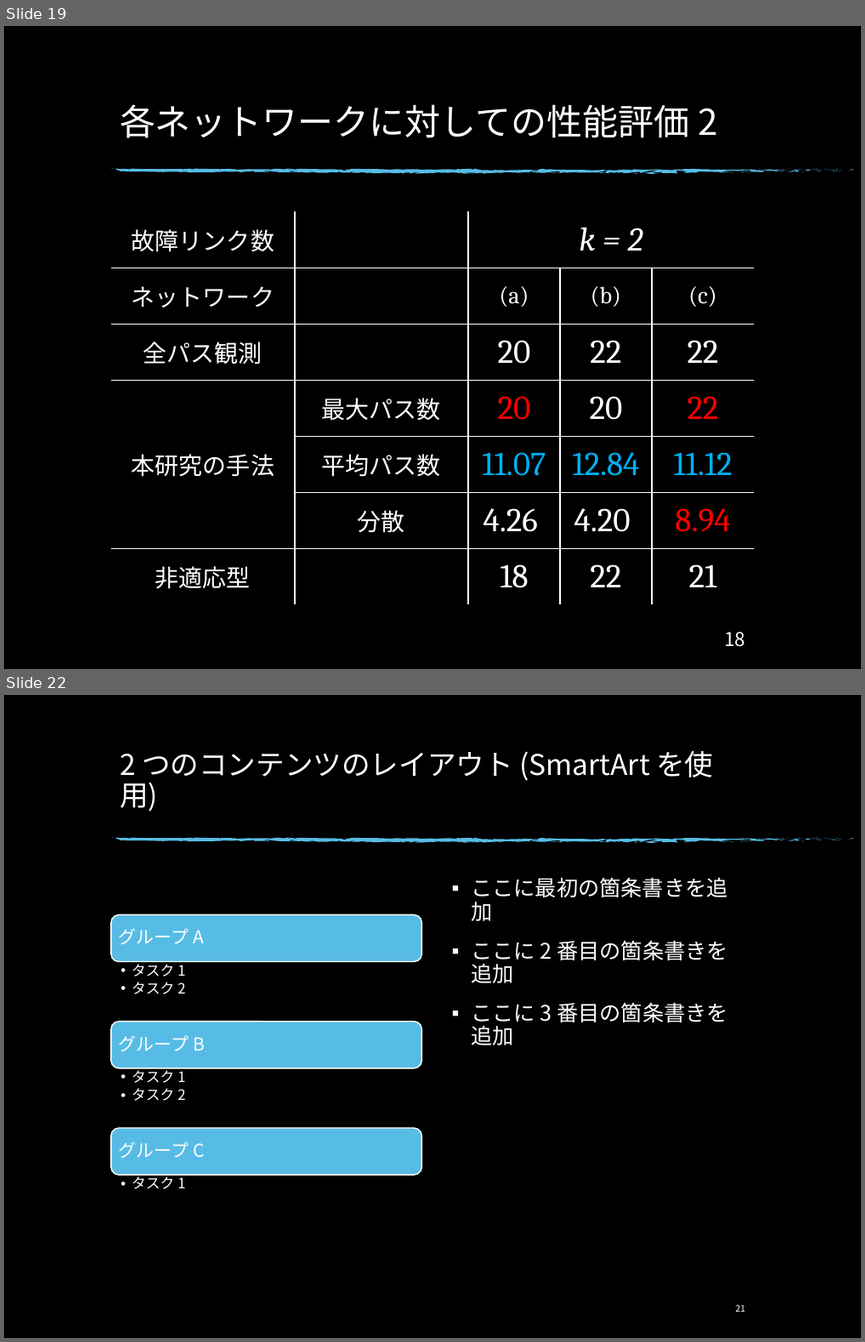
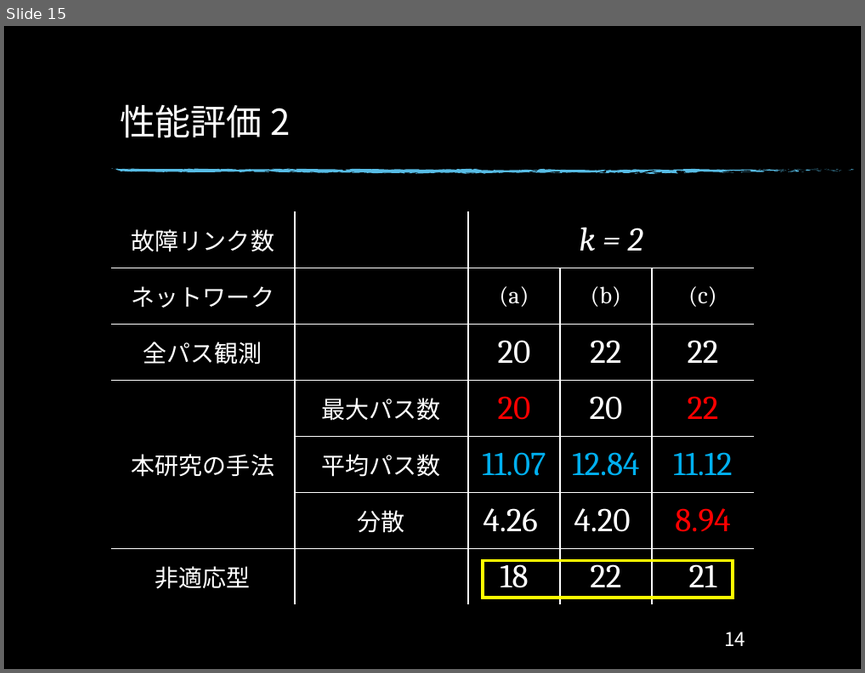
Before and after one commit to Ryo0021300/Monograph, a slide deck: Monograph/卒研発表_34.pptx. Shown one above the other, each under a label of ours: slides 19 and 22 before the commit, slide 15 after it; the slides between them are not shown. The pictures are 865x1342 and 865x673 pixels, drawn with LibreOffice and Linux fonts; fonts in the diff are those of the drawing; background and template pictures are left out. Boxes give left, top, right and bottom in pixels: in the first picture for what was removed or moved away, otherwise in the second. Text is boxed around its words. In the diff, an @@ line names an element or a change of style, - is before the commit and + after.

```diff
--- a/Monograph/卒研発表_34.pptx
+++ b/Monograph/卒研発表_34.pptx
@@ slide 22 removed at (4,695,861,1338), background picture (left out); not listed: 74 template elements that a slide beside it also shows @@
@@ title removed at (120,751,713,811) @@
-2 つのコンテンツのレイアウト (SmartArt を使用)
@@ text removed at (471,877,728,1045) @@
-▪ ここに最初の箇条書きを追加
-▪ ここに 2 番目の箇条書きを追加
-▪ ここに 3 番目の箇条書きを追加
@@ group removed at (111,914,422,1189): 6 texts, 3 rounded rectangles @@
-グループ A
-  •• タスク 1
-  •• タスク 2
-グループ B
-  •• タスク 1
-  •• タスク 2
-グループ C
-  •• タスク 1
@@ page number removed at (735,1304,745,1311) @@
-21
@@ what was slide 19 is now slide 15 @@
@@ slide 15 changed as well @@
@@ title at (120,104,290,138): text changed @@
-各ネットワークに対しての性能評価 2
+性能評価 2
@@ rectangle added at (482,561,732,597), outline #FFFF00 2.75 pt @@
@@ page number at (724,631,745,646): text changed @@
-18
+14
```
Also in this commit, not shown: 12 other slides changed, 1 slide added, 6 other slides removed, 7 other files.
